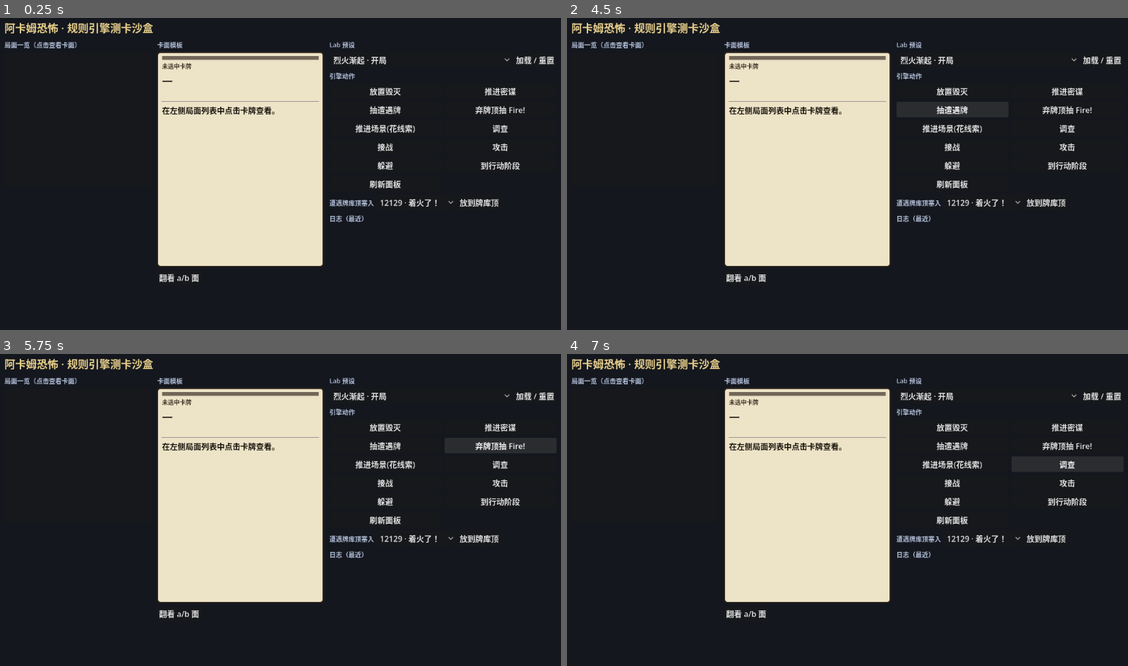
Above: before the commit, frames 1-4 (two rows, left to right).
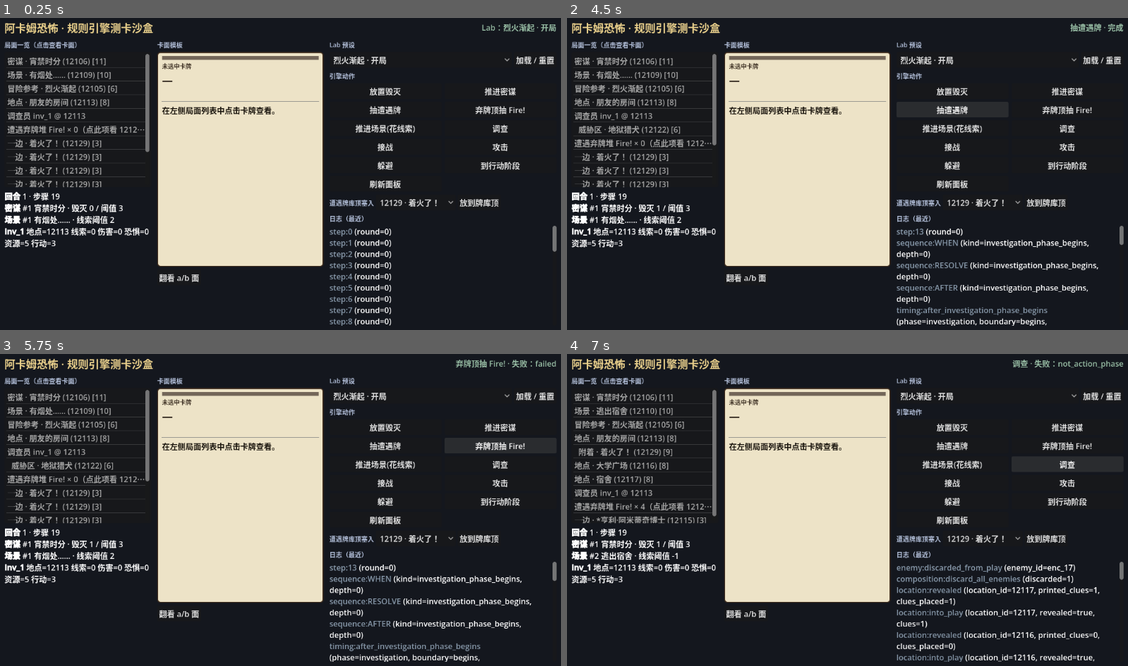
Above: after the commit, the same moments.

Repository: BlastMasterCreeper/arkhamhorror
Game: Godot game, scene res://ui/sandbox/sandbox.tscn
Two runs of this game, one before a commit and one after it. Both use one fixed random seed, a clock stepped at 60 frames per second and the inputs below.
Inputs:
- Up to frame 1 (0.25 s): no input
- Up to frame 2 (4.5 s): click "翻看 a/b 面" at 0.5 s; click "烈火渐起 · 开局" at 1.25 s; click "加载 / 重置" at 2 s; click "放置毁灭" at 2.75 s; click "推进密谋" at 3.5 s; click "抽遭遇牌" at 4.25 s
- Up to frame 3 (5.75 s): click "弃牌顶抽 Fire!" at 5 s
- Up to frame 4 (7 s): click "推进场景(花线索)" at 5.75 s; click "调查" at 6.5 s

The runs differ from the first frame. In frame 1, 5.0% of the frame differs, in the area x 0-100%, y 1-99%; in frame 2, 6.0%; in frame 3, 6.0%; in frame 4, 6.5%.
Error before the commit: Parse Error: Could not parse global class "CompositionExecutor" from "res://rules/composition/composition_executor.gd". (res://api/game_context.gd:27)

Commit message:
fix(evade): drop duplicate nest_evade after main merge
Keep #31 evade_mode/created path; remove engage_mode copy and
duplicate dry-runner arm that broke CompositionExecutor parse.

Co-authored-by: BlastMasterCreeper <BlastMasterCreeper@users.noreply.github.com>

Diff:
--- a/rules/composition/composition_dry_runner.gd
+++ b/rules/composition/composition_dry_runner.gd
@@ -477,22 +477,6 @@
 			if sim.state == null or node.from_zone == &"":
 				return false
 			return true
-		&"nest_evade", &"automatically_evade":
-			## 躲避效果：敌存在即可 CREATED（横置 + 可能解除交战）。
-			var evade_id := _resolve_sim_enemy_spec(node, sim)
-			if evade_id == &"" or sim.state == null:
-				return false
-			var evade_enemy := sim.state.registry.get_enemy(evade_id)
-			if evade_enemy == null:
-				return false
-			evade_enemy.exhausted = true
-			if evade_enemy.engaged_with != &"":
-				var evade_holder := sim.state.registry.get_investigator(evade_enemy.engaged_with)
-				if evade_holder != null:
-					evade_holder.threat_area.erase(evade_id)
-				evade_enemy.engaged_with = &""
-			sim.last_step_enemy_id = evade_id
-			return true
 		&"exhaust_card", &"ready_card":
 			var exh := sim.state.registry.get_card(node.card_id) if sim.state != null else null
 			if exh == null:
--- a/rules/composition/composition_executor.gd
+++ b/rules/composition/composition_executor.gd
@@ -453,8 +453,6 @@
 			return _execute_deal_damage_enemy(node)
 		&"disengage_enemy":
 			return _execute_disengage_enemy(node)
-		&"nest_evade", &"automatically_evade":
-			return _execute_nest_evade(node)
 		&"no_provoke_aoo":
 			## 行动开始已挂限制类 SKIP_AOO；INIT_2B 已由原流程读取分支。resolve 体不再重复挂载。
 			_log.log(AhcEnums.LogCategory.CARD, "composition:no_provoke_aoo", {
@@ -908,35 +906,6 @@
 	return ok
 
 
-func _execute_nest_evade(node: CompositionNode) -> bool:
-	if _game_ctx == null:
-		return false
-	var inv_id := _ability_controller(_resolve_inv(node))
-	var enemy_id := _resolve_enemy_spec(node, inv_id)
-	if enemy_id == &"":
-		return false
-	var mode := EvadeFlow.normalize_mode(node.engage_mode)
-	if node.atom_name == &"automatically_evade":
-		mode = EvadeFlow.MODE_AUTOMATIC
-	var result := EvadeFlow.nest_or_run(
-		_game_ctx,
-		{
-			"enemy_id": enemy_id,
-			"investigator_id": inv_id,
-			"mode": mode,
-		}
-	)
-	var ok := bool(result.get("ok", false))
-	if ok:
-		_last_step_enemy_id = enemy_id
-		_log.log(
-			AhcEnums.LogCategory.CARD,
-			"composition:nest_evade",
-			{"enemy": enemy_id, "inv": inv_id, "mode": mode, "flow": EvadeFlow.FLOW}
-		)
-	return ok
-
-
 func _execute_exhaust_card(node: CompositionNode) -> bool:
 	if _game_ctx == null or node.card_id == &"":
 		return false
